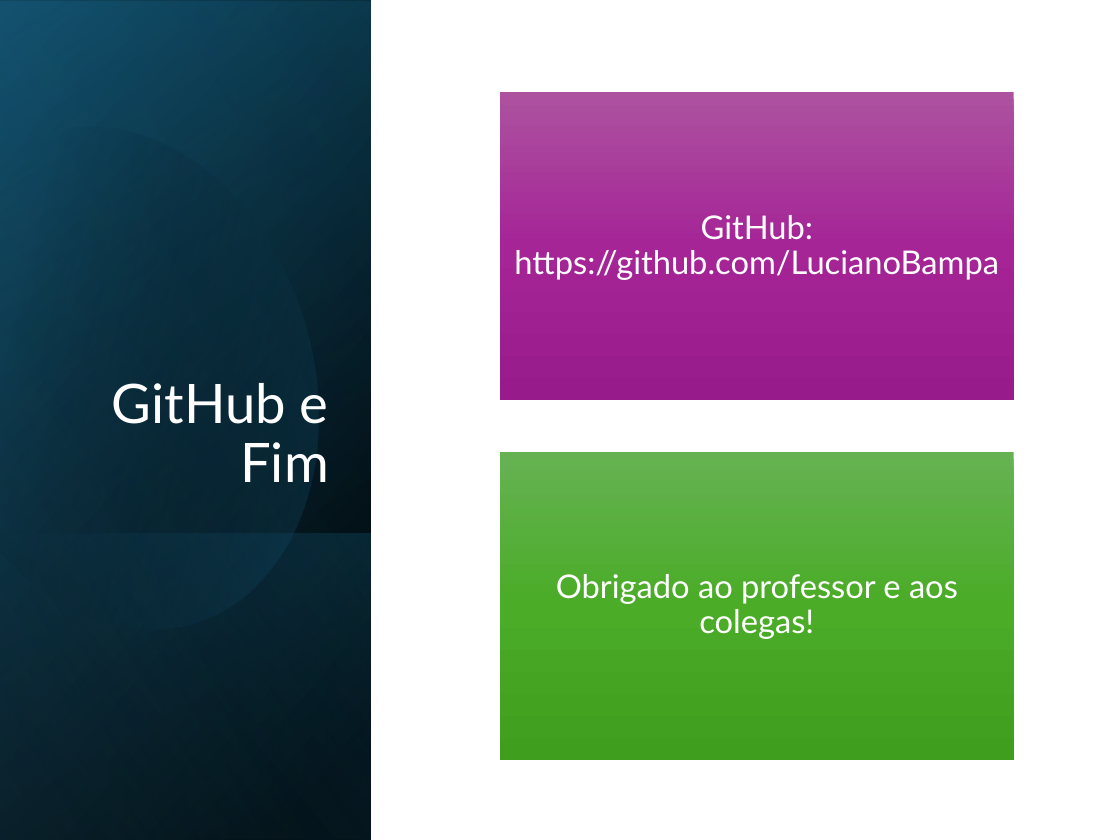
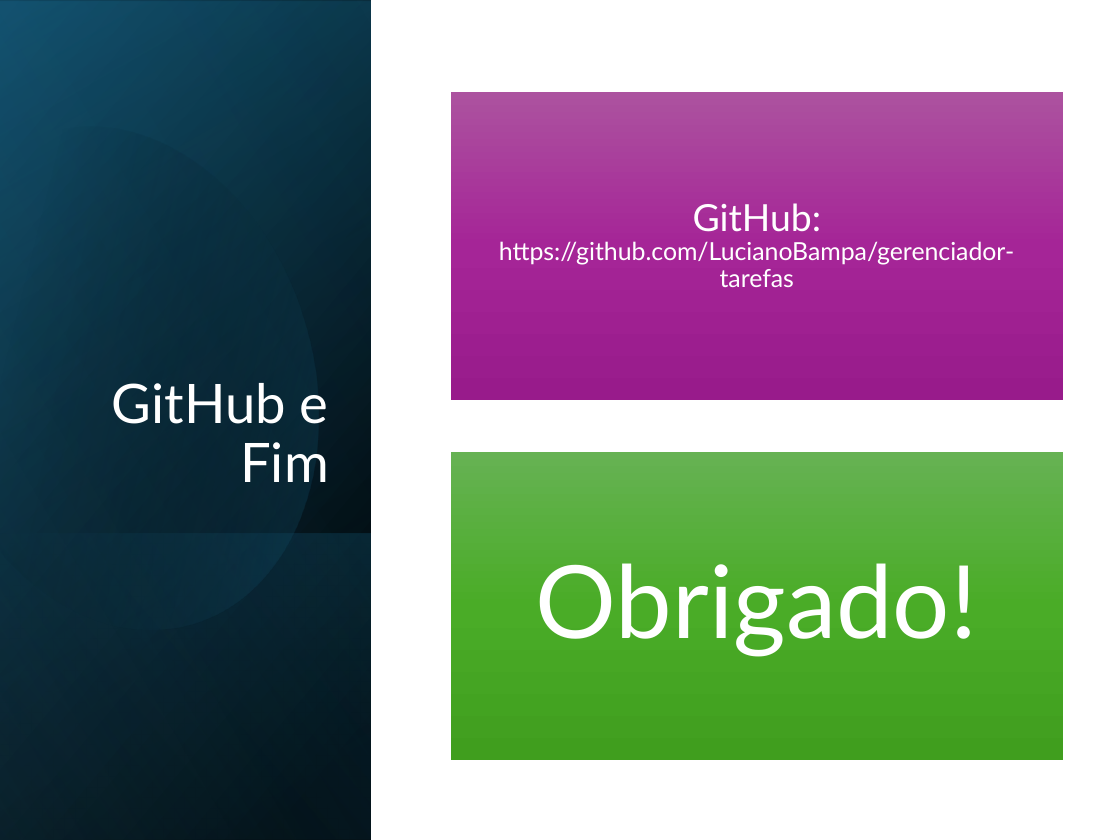
Before and after one commit to LucianoBampa/gerenciador-tarefas, a slide deck: slide 10 of docs/Apresentacao_Webphp_LucianoBampaVieira.pptx. Drawn at 1120x840 pixels with LibreOffice and Linux fonts; fonts in the diff are those of the drawing. Boxes give left, top, right and bottom in pixels: in the first picture for what was removed or moved away, otherwise in the second. Text is boxed around its words. In the diff, an @@ line names an element or a change of style, - is before the commit and + after.

Commit message:
Atualiza apresentação com a versão mais recente

```diff
--- a/docs/Apresentacao_Webphp_LucianoBampaVieira.pptx
+++ b/docs/Apresentacao_Webphp_LucianoBampaVieira.pptx
@@ rectangle: place and size @@
-rectangle at [500,92,1014,400]
+rectangle at [450,92,1063,400]
@@ text at [499,203,1014,287]: text changed; size 21 to 16 pt @@
-GitHub: https://github.com/LucianoBampa
+GitHub: https://github.com/LucianoBampa/gerenciador-tarefas
@@ rectangle: place and size @@
-rectangle at [500,451,1014,759]
+rectangle at [450,451,1063,759]
@@ text at [536,563,978,656]: text changed; size 21 to 65 pt @@
-Obrigado ao professor e aos colegas!
+Obrigado!
```
